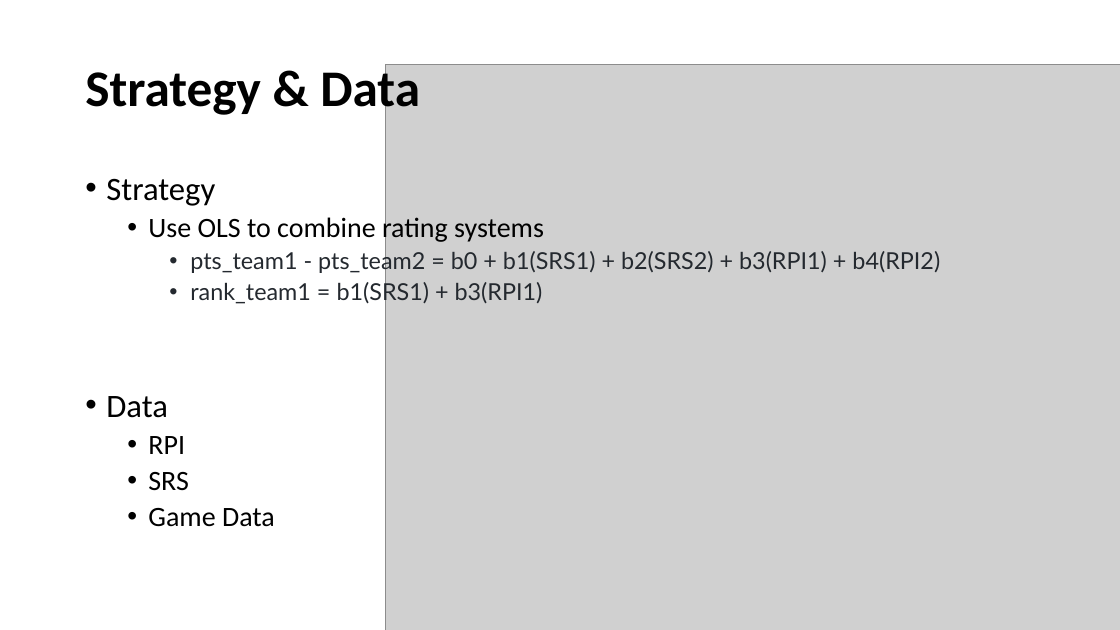
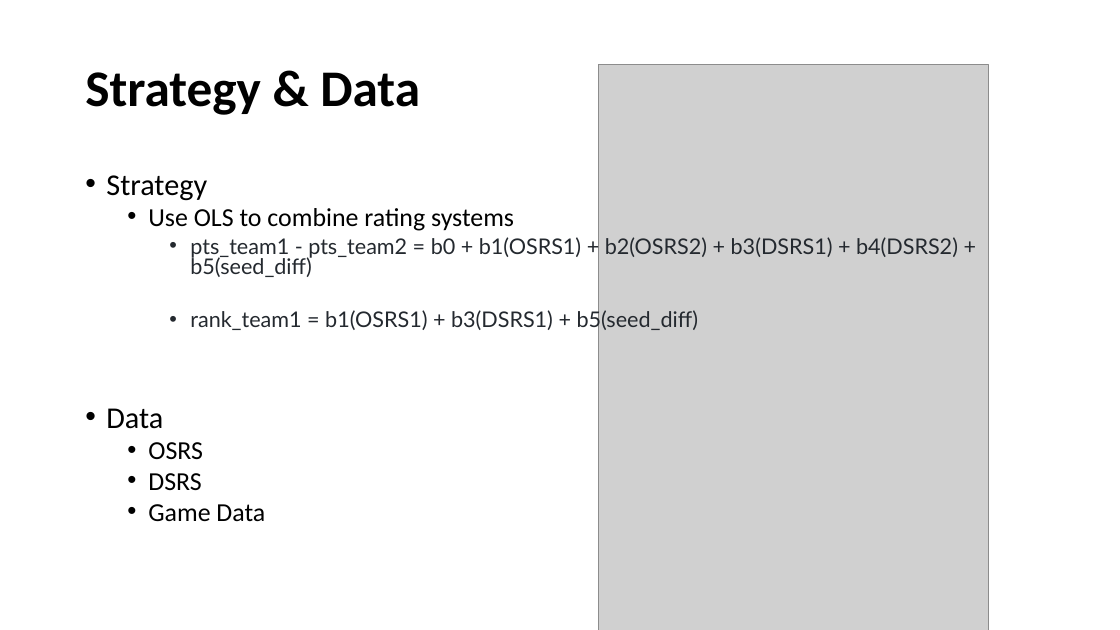
Before and after one commit to afifmazhar/ncaa_rankings, a slide deck: slide 2 of Visual/draft_presentation.pptx. Drawn at 1120x630 pixels with LibreOffice and Linux fonts; fonts in the diff are those of the drawing; grey boxes stand for pictures. Boxes give left, top, right and bottom in pixels: in the first picture for what was removed or moved away, otherwise in the second. Text is boxed around its words. In the diff, an @@ line names an element or a change of style, - is before the commit and + after.

Commit message:
updated presentation

```diff
--- a/Visual/draft_presentation.pptx
+++ b/Visual/draft_presentation.pptx
@@ picture: place and size @@
-picture at bbox=[386, 65, 1120, 630]
+picture at bbox=[598, 65, 988, 630]
@@ text at bbox=[106, 175, 514, 522]: size 28 to 25.9 pt in "Strategy", "Data"; size 24 to 22.2 pt in "Use OLS to combine rating systems", "Game Data"; line spacing 0.9 to 0.8 @@
@@ text at bbox=[190, 237, 958, 333]: text changed; size 20 to 18.5 pt @@
-    • pts_team1 - pts_team2 = b0 + b1(SRS1) + b2(SRS2) + b3(RPI1) + b4(RPI2)
-    • rank_team1 = b1(SRS1) + b3(RPI1)
+    • pts_team1 - pts_team2 = b0 + b1(OSRS1) + b2(OSRS2) + b3(DSRS1) + b4(DSRS2) + b5(seed_diff)
+    • rank_team1 = b1(OSRS1) + b3(DSRS1) + b5(seed_diff)
@@ text at bbox=[148, 442, 203, 490]: text changed; size 24 to 22.2 pt @@
-  • RPI
-  • SRS
+  • OSRS
+  • DSRS
```
Also in this commit, not shown: 1 other slide changed, 1 other file.
